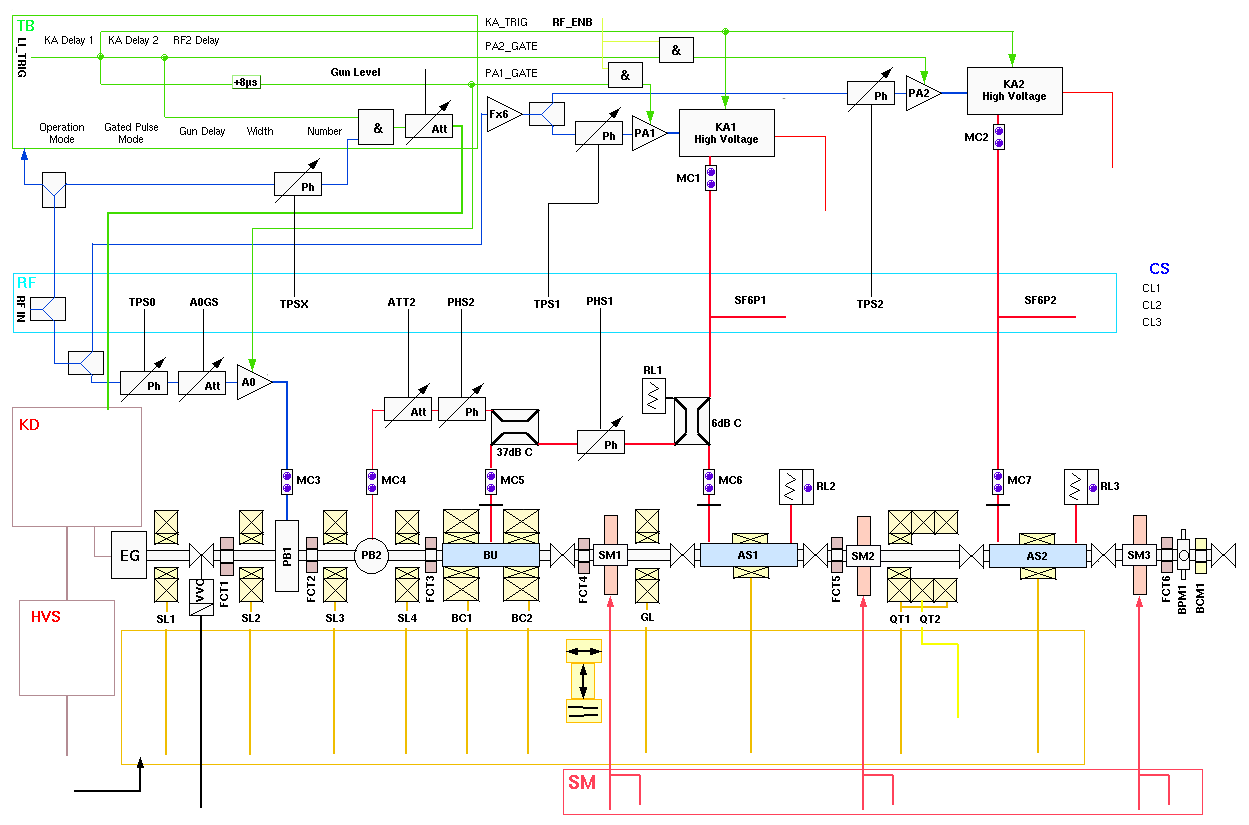
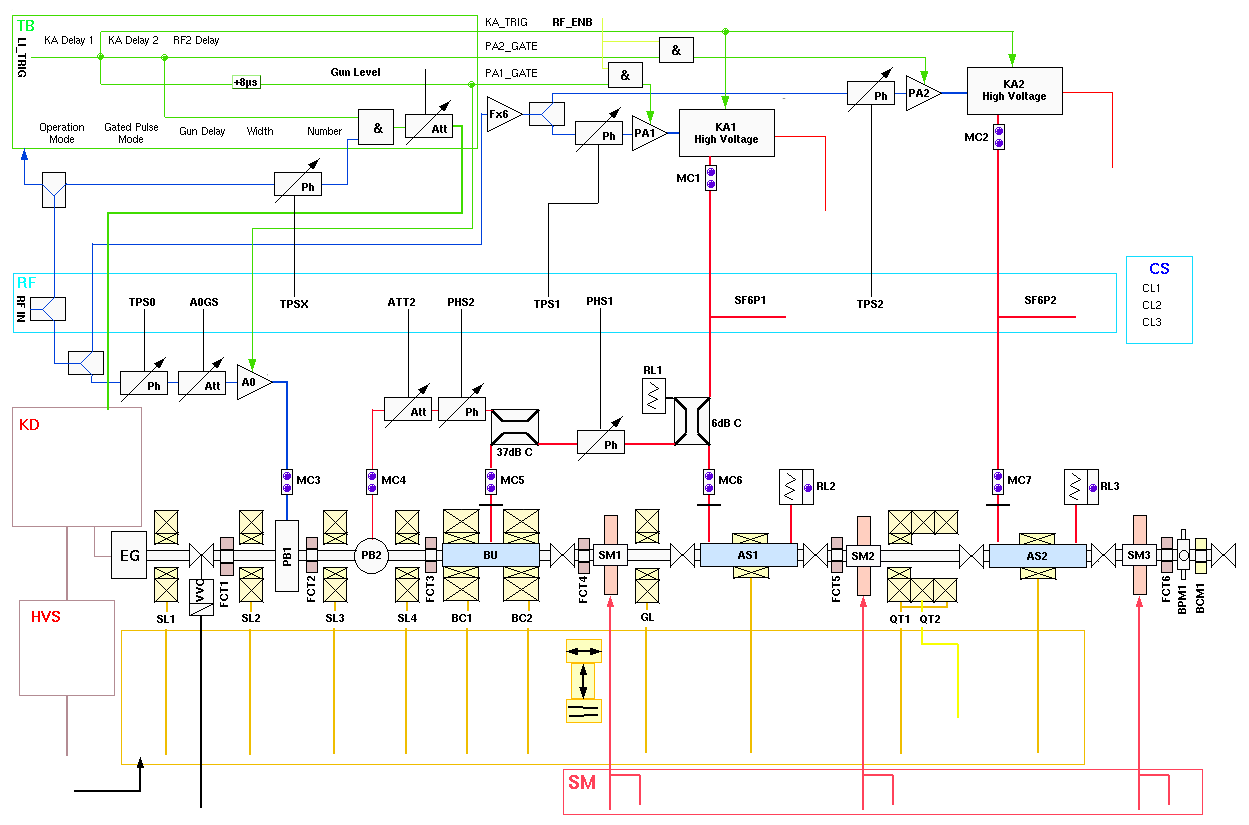
Before/after of a (1249, 825) layered artwork. What changed in the layer stack:
painted on "Pasted Layer" over [left=1126, top=256, right=1193, bottom=344]
